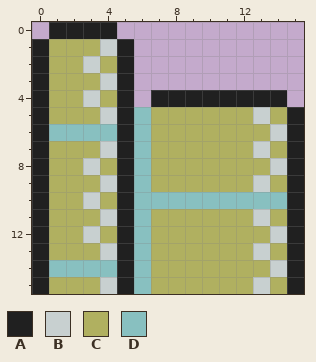
A pixel-art sprite gets an edit: res/sprites/Couch2.png. The picture above was drawn from the file before the commit.
The file is 16x16 pixels.
Palette (. is transparent): A #202020  B #c8d0d0  C #b0b060  D #88c0c0
Pixels before, first column x 0:
 0 .AAAA...........
 1 ACCCBA..........
 2 ACCBCA..........
 3 ACCCBA..........
 4 ACCBCA.AAAAAAAA.
 5 ACCCBADCCCCCCBCA
 6 ADDDDADCCCCCCCBA
 7 ACCCBADCCCCCCBCA
 8 ACCBCADCCCCCCCBA
 9 ACCCBADCCCCCCBCA
10 ACCBCADDDDDDDDDA
11 ACCCBADCCCCCCBCA
12 ACCBCADCCCCCCCBA
13 ACCCBADCCCCCCBCA
14 ADDDDADCCCCCCCBA
15 ACCCBADCCCCCCBCA
After the commit:
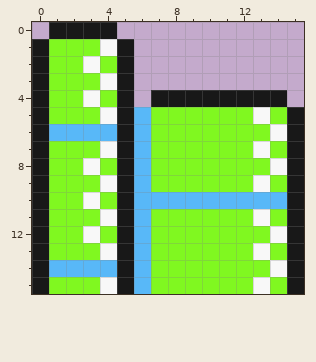
From old to new:
colour A: #202020 -> #181818
colour B: #c8d0d0 -> #f8f8f8
colour C: #b0b060 -> #80f820
colour D: #88c0c0 -> #58b8f8
Boxes around the changes in both pictures, in picture pixels (x1, y1, x2, y2):
changed: (32, 22, 304, 294)
